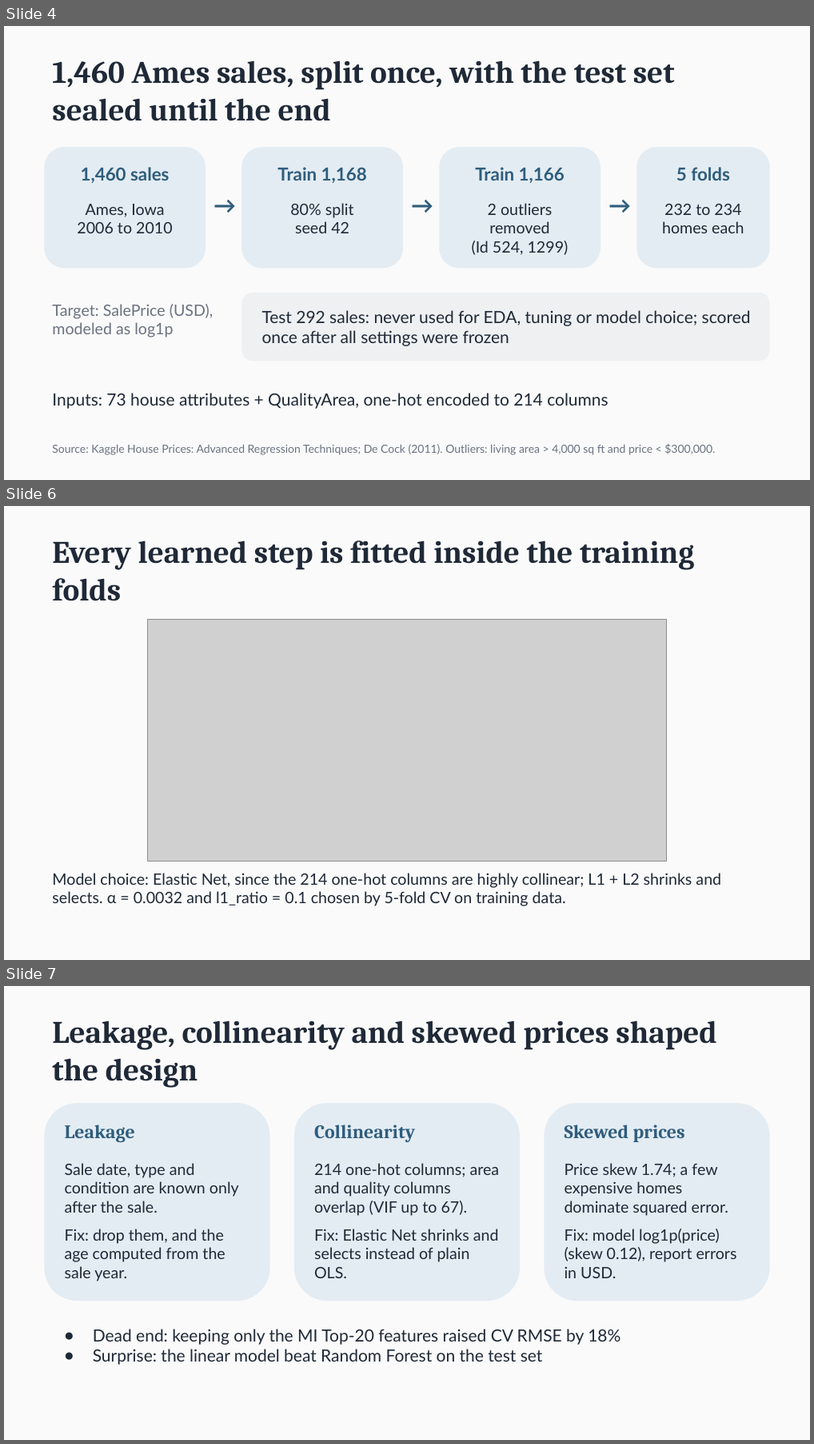
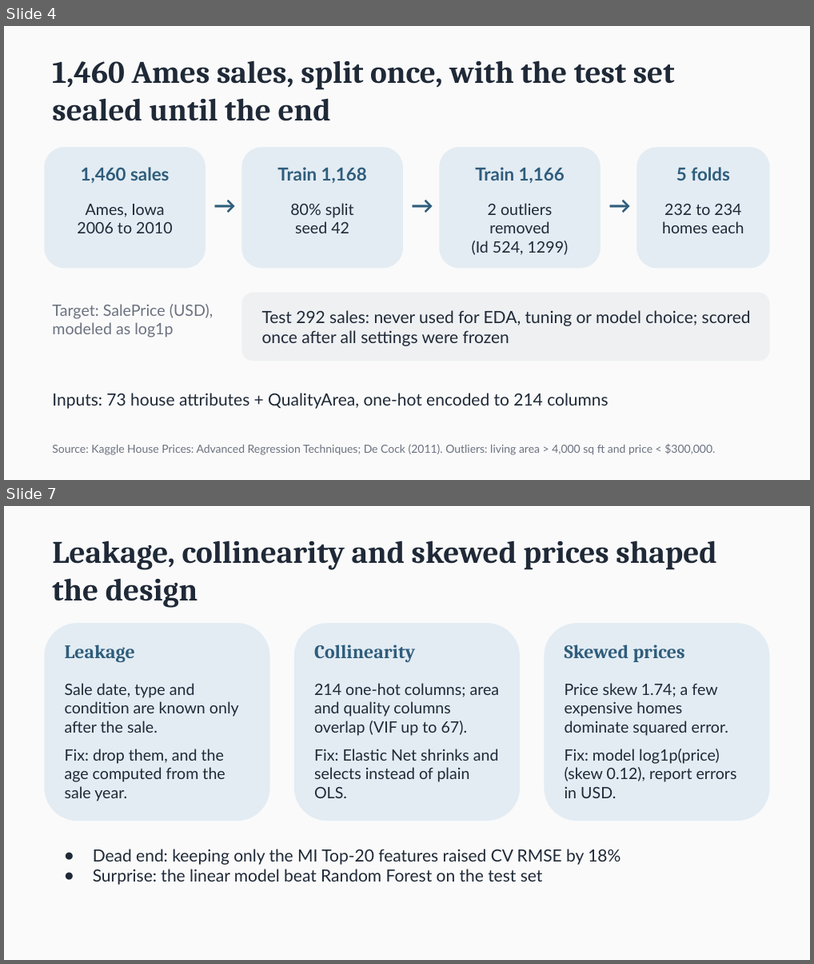
Before and after one commit to chouhuaishengcs15/Data-Mining-HW1, a slide deck: slides/HW1_G03_presentation.pptx. Shown one above the other, each under a label of ours: slides 4, 6 and 7 before the commit, slides 4 and 7 after it; the slides between them are not shown. The pictures are 814x1444 and 814x964 pixels, drawn with LibreOffice and Linux fonts; fonts in the diff are those of the drawing; grey boxes stand for pictures. Boxes give left, top, right and bottom in pixels: in the first picture for what was removed or moved away, otherwise in the second. Text is boxed around its words. In the diff, an @@ line names an element or a change of style, - is before the commit and + after.

```diff
--- a/slides/HW1_G03_presentation.pptx
+++ b/slides/HW1_G03_presentation.pptx
@@ slide 6 removed at [4,506,810,960], background #FAFAFA @@
@@ text removed at [52,540,694,601] @@
-Every learned step is fitted inside the training folds
@@ picture removed at [147,619,667,861] @@
@@ text removed at [52,872,722,906] @@
-Model choice: Elastic Net, since the 214 one-hot columns are highly collinear; L1 + L2 shrinks and selects. α = 0.0032 and l1_ratio = 0.1 chosen by 5-fold CV on training data.
```
Also in this commit, not shown: 9 slides changed, 1 slide added.
